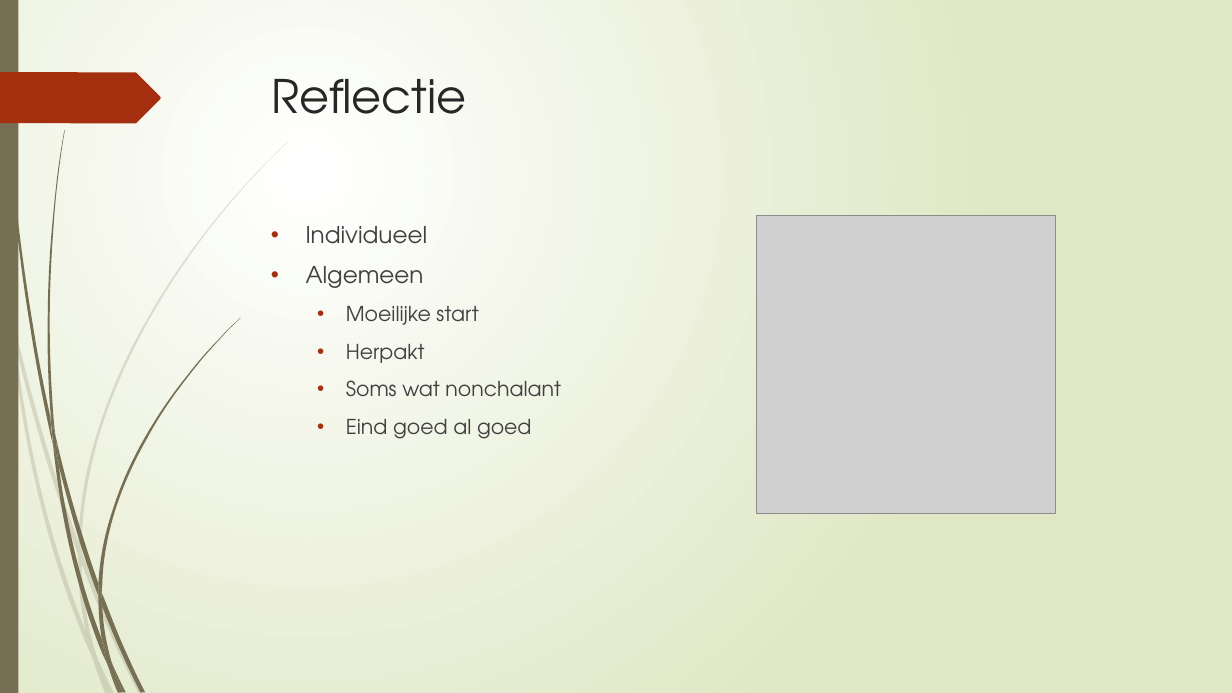
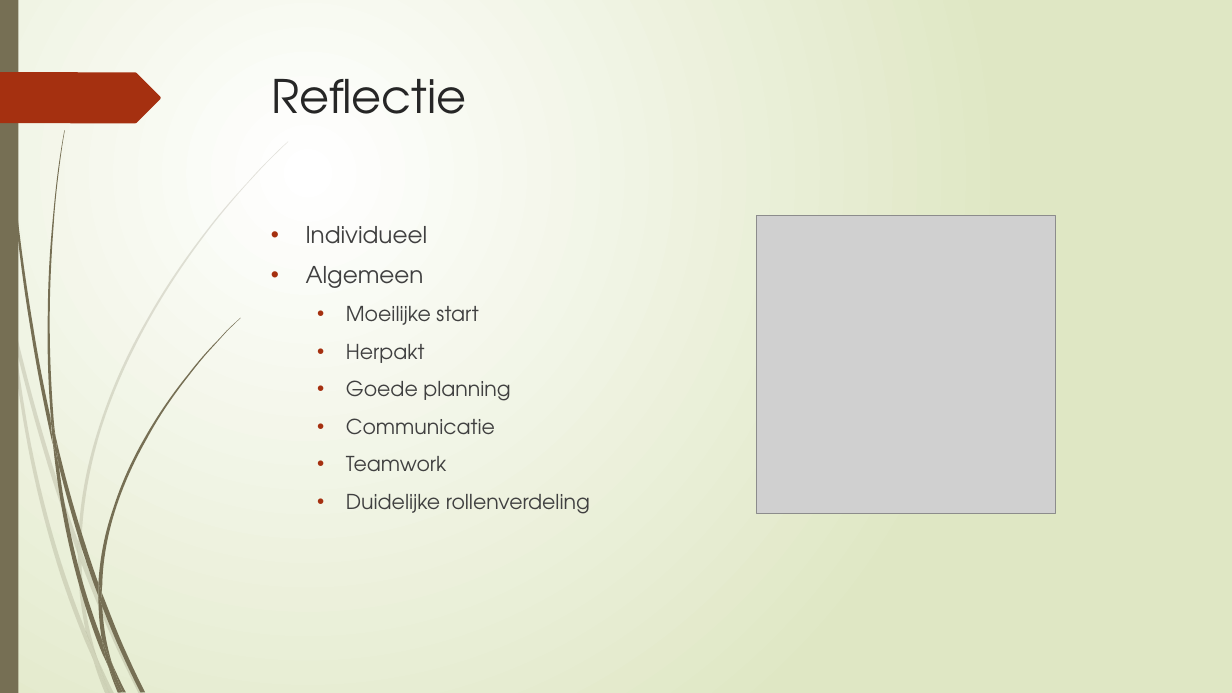
Before and after one commit to pxlit-projects/AppDev05_2016, a slide deck: slide 4 of presentation/Project AppDev.pptx. Drawn at 1232x693 pixels with LibreOffice and Linux fonts; fonts in the diff are those of the drawing; grey boxes stand for pictures. Boxes give left, top, right and bottom in pixels: in the first picture for what was removed or moved away, otherwise in the second. Text is boxed around its words. In the diff, an @@ line names an element or a change of style, - is before the commit and + after.

Commit message:
Change Presentation

```diff
--- a/presentation/Project AppDev.pptx
+++ b/presentation/Project AppDev.pptx
@@ text at [346, 380, 590, 514]: text changed @@
-  • Soms wat nonchalant
-  • Eind goed al goed
+  • Goede planning
+  • Communicatie
+  • Teamwork
+  • Duidelijke rollenverdeling
```
Also in this commit, not shown: 1 other slide changed.
